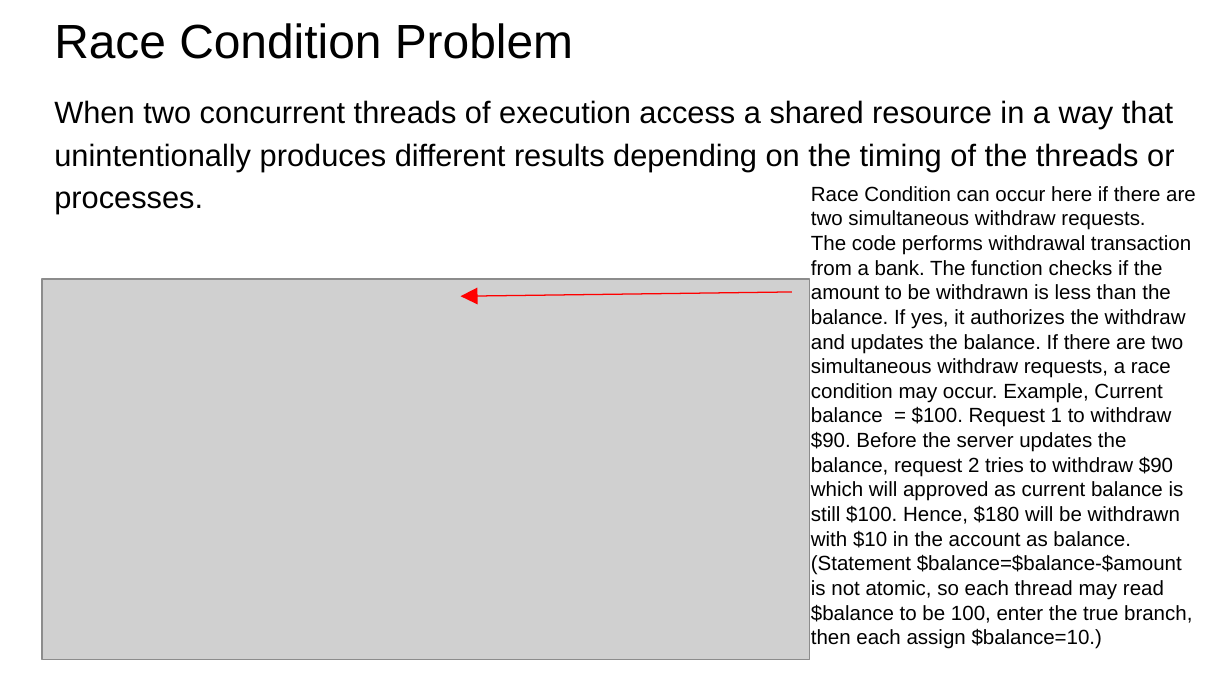
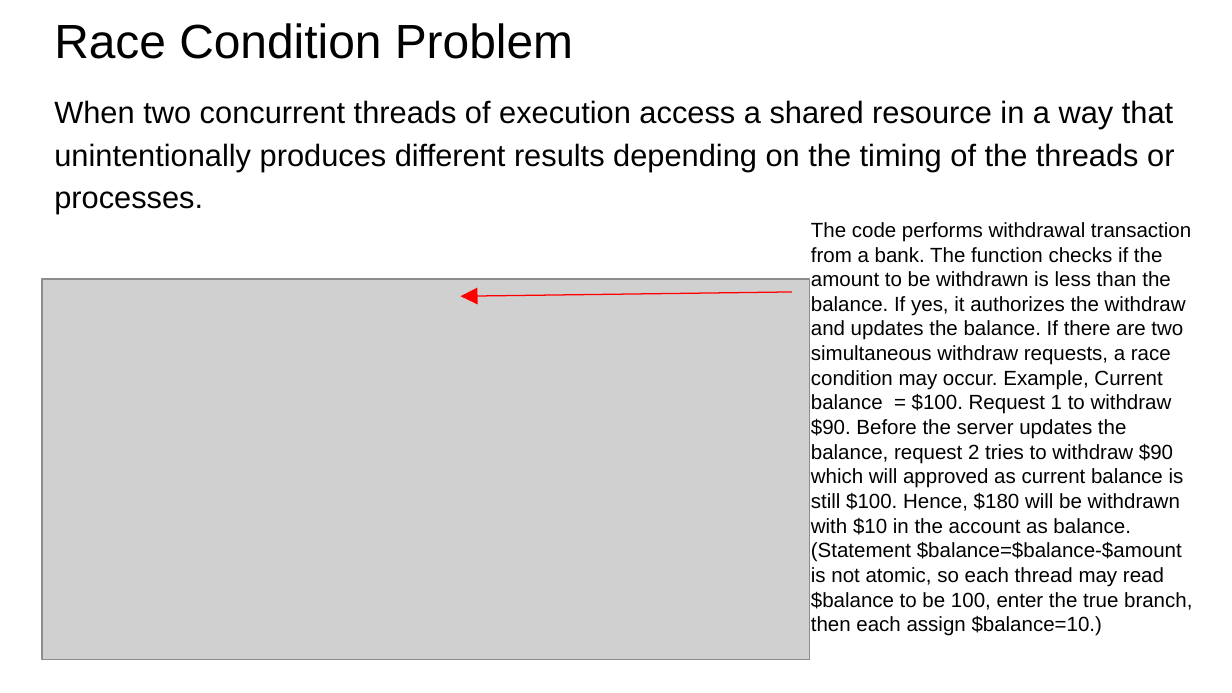
Before and after one commit to gulaoshi/gu.github.io, a slide deck: slide 4 of InfoSec/PPTs/Labs/Lab2-Race_Condition.pptx. Drawn at 1232x693 pixels with LibreOffice and Linux fonts; fonts in the diff are those of the drawing; grey boxes stand for pictures. Boxes give left, top, right and bottom in pixels: in the first picture for what was removed or moved away, otherwise in the second. Text is boxed around its words. In the diff, an @@ line names an element or a change of style, - is before the commit and + after.

```diff
--- a/InfoSec/PPTs/Labs/Lab2-Race_Condition.pptx
+++ b/InfoSec/PPTs/Labs/Lab2-Race_Condition.pptx
@@ text "The code performs withdrawal transaction ..." moved from (x1=811, y1=186, x2=1196, y2=649) to (x1=811, y1=222, x2=1192, y2=636) @@
@@ text at (x1=811, y1=186, x2=1196, y2=230): paragraph removed @@
-Race Condition can occur here if there are two simultaneous withdraw requests.
```
Also in this commit, not shown: 1 other file.
